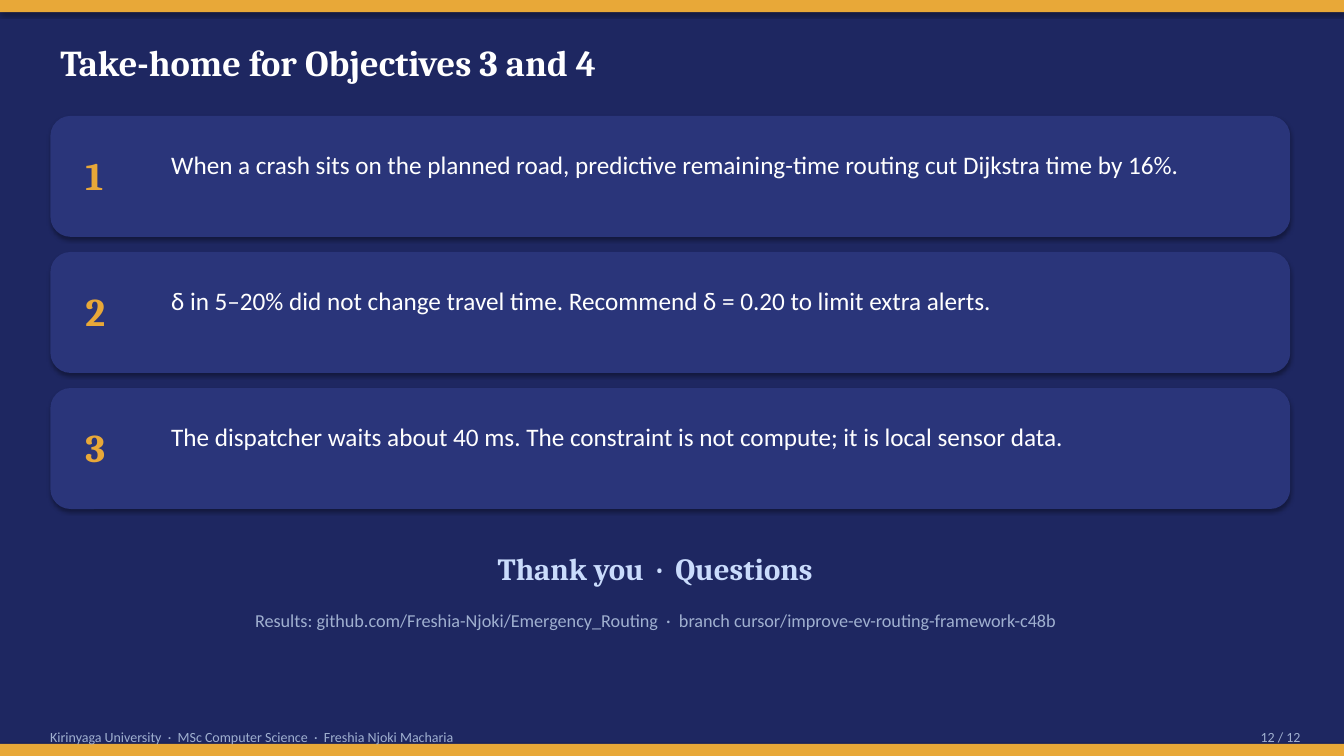
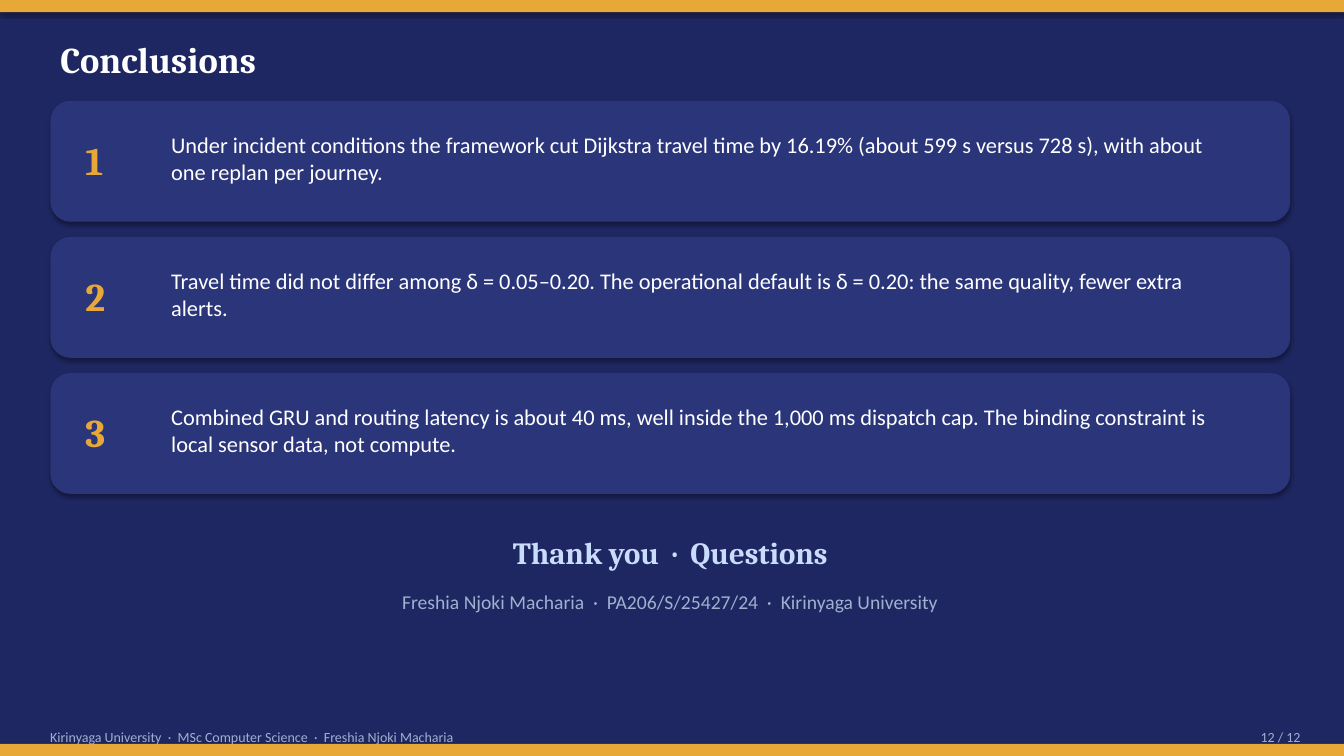
Before and after one commit to Freshia-Njoki/Emergency_Routing, a slide deck: slide 12 of docs/Freshia_Njoki_Obj34_Findings_Presentation.pptx. Drawn at 1344x756 pixels with LibreOffice and Linux fonts; fonts in the diff are those of the drawing. Boxes give left, top, right and bottom in pixels: in the first picture for what was removed or moved away, otherwise in the second. Text is boxed around its words. In the diff, an @@ line names an element or a change of style, - is before the commit and + after.

```diff
--- a/docs/Freshia_Njoki_Obj34_Findings_Presentation.pptx
+++ b/docs/Freshia_Njoki_Obj34_Findings_Presentation.pptx
@@ text at (x1=60, y1=47, x2=256, y2=74): text changed @@
-Take-home for Objectives 3 and 4
+Conclusions
@@ text at (x1=171, y1=137, x2=1202, y2=184): text changed; size 18 to 16 pt @@
-When a crash sits on the planned road, predictive remaining-time routing cut Dijkstra time by 16%.
+Under incident conditions the framework cut Dijkstra travel time by 16.19% (about 599 s versus 728 s), with about one replan per journey.
@@ text at (x1=171, y1=273, x2=1182, y2=316): text changed; size 18 to 16 pt @@
-δ in 5–20% did not change travel time. Recommend δ = 0.20 to limit extra alerts.
+Travel time did not differ among δ = 0.05–0.20. The operational default is δ = 0.20: the same quality, fewer extra alerts.
@@ 3 texts, 3 rounded rectangles moved together from (x1=50, y1=116, x2=1291, y2=509) to (x1=50, y1=101, x2=1291, y2=494) @@
@@ text at (x1=171, y1=409, x2=1205, y2=456): text changed; size 18 to 16 pt @@
-The dispatcher waits about 40 ms. The constraint is not compute; it is local sensor data.
+Combined GRU and routing latency is about 40 ms, well inside the 1,000 ms dispatch cap. The binding constraint is local sensor data, not compute.
@@ text "Thank you · Questions" moved from (x1=498, y1=558, x2=812, y2=587) to (x1=513, y1=542, x2=827, y2=571) @@
@@ text at (x1=402, y1=595, x2=937, y2=613): text changed; size 13 to 14 pt @@
-Results: github.com/Freshia-Njoki/Emergency_Routing · branch cursor/improve-ev-routing-framework-c48b
+Freshia Njoki Macharia · PA206/S/25427/24 · Kirinyaga University
```
Also in this commit, not shown: 6 other slides changed, 5 slides added, 5 slides removed, 12 other files.
